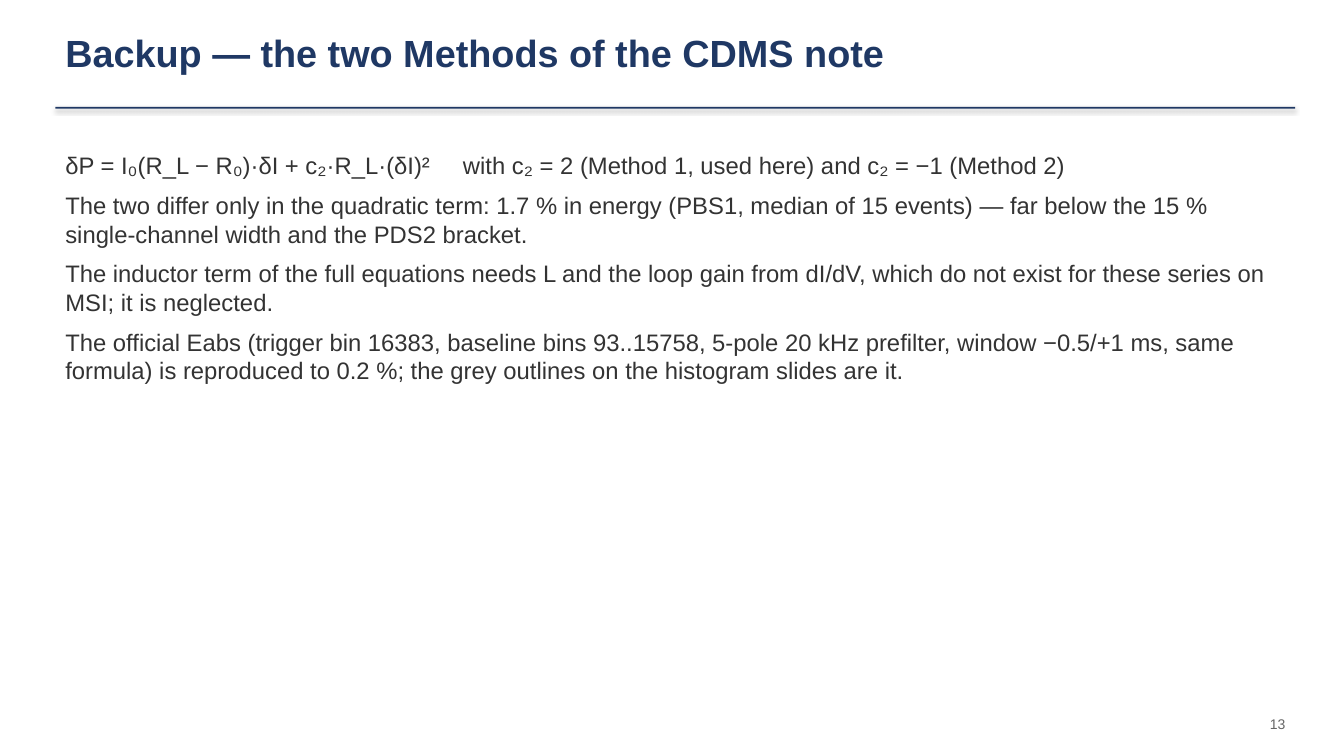
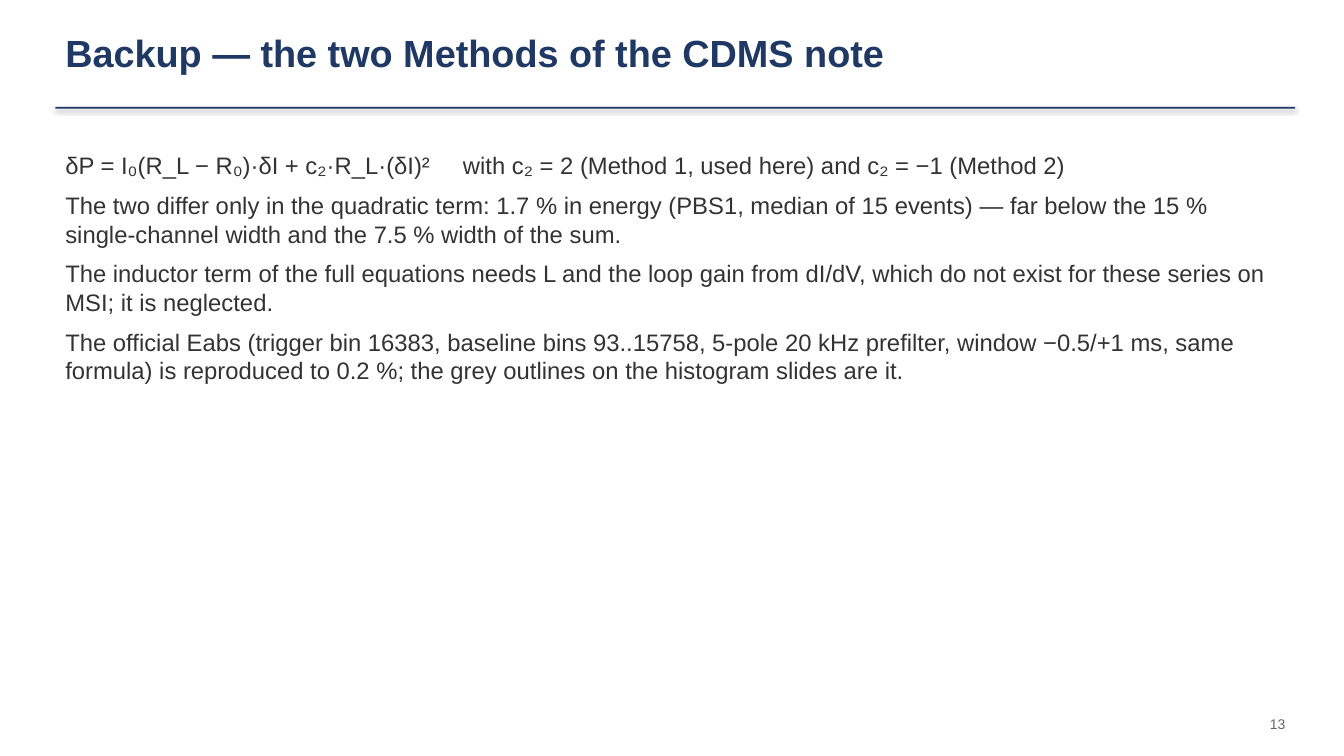
Before and after one commit to ZhihengLi0/urop, a slide deck: slide 13 of snolab/collection_efficiency/presentation/SNOLAB_R4_collection_efficiency_20260910.pptx. Drawn at 1344x756 pixels with LibreOffice and Linux fonts; fonts in the diff are those of the drawing. Boxes give left, top, right and bottom in pixels: in the first picture for what was removed or moved away, otherwise in the second. Text is boxed around its words. In the diff, an @@ line names an element or a change of style, - is before the commit and + after.

```diff
--- a/snolab/collection_efficiency/presentation/SNOLAB_R4_collection_efficiency_20260910.pptx
+++ b/snolab/collection_efficiency/presentation/SNOLAB_R4_collection_efficiency_20260910.pptx
@@ text at <box>65,196,1180,248</box>: text changed @@
-The two differ only in the quadratic term: 1.7 % in energy (PBS1, median of 15 events) — far below the 15 % single-channel width and the PDS2 bracket.
+The two differ only in the quadratic term: 1.7 % in energy (PBS1, median of 15 events) — far below the 15 % single-channel width and the 7.5 % width of the sum.
```
Also in this commit, not shown: 2 other slides changed, 16 other files.
